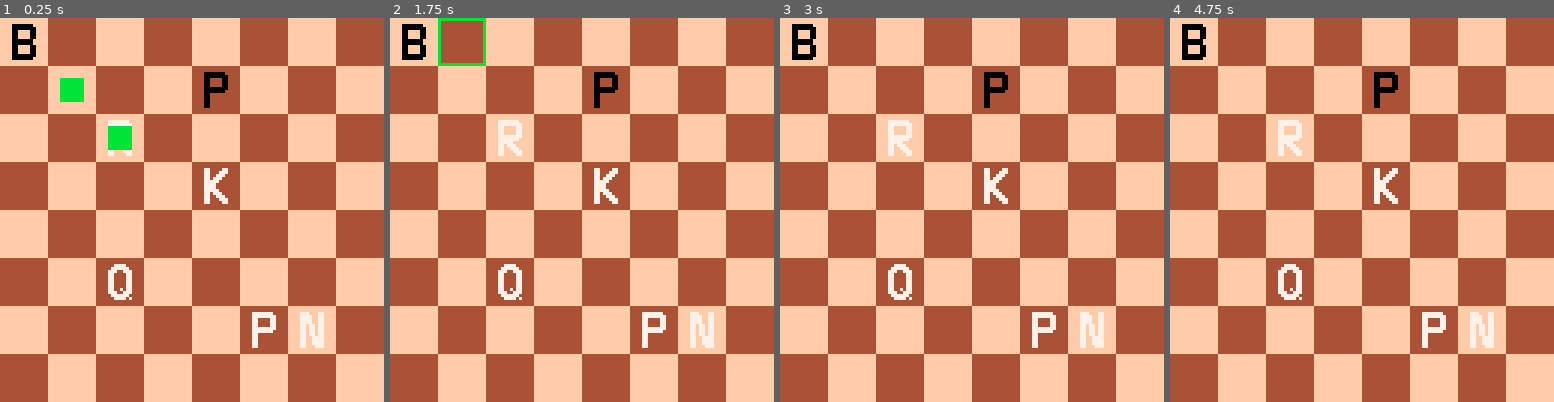
Above: before the commit, frames 1-4 (left to right).
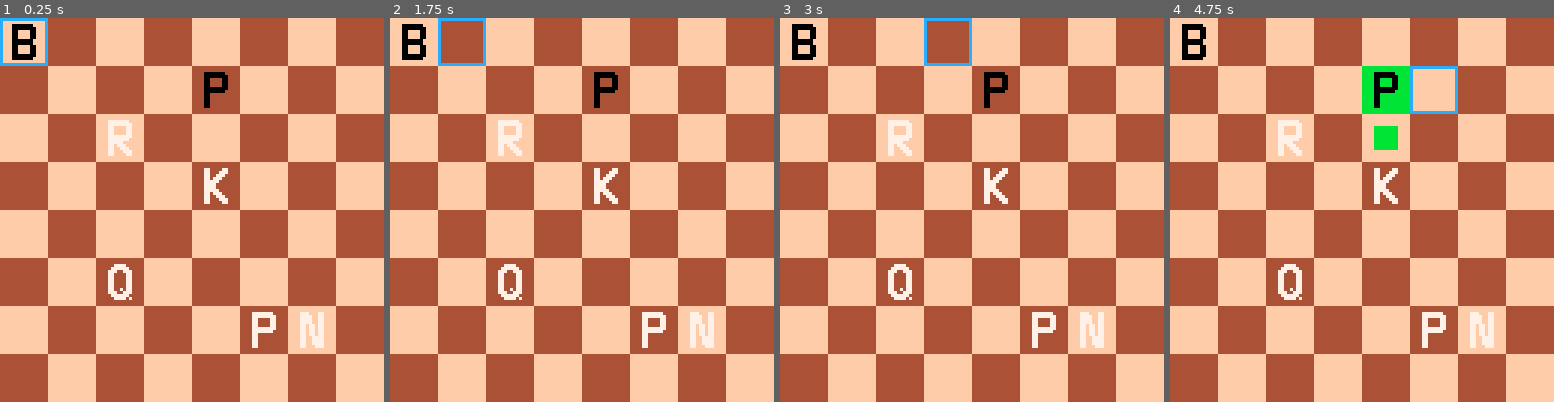
Above: after the commit, the same moments.

Repository: GrayFennec/p8chess
Game: PICO-8 cartridge chess.p8
Same seed, same stepped clock (60 frames per second), same inputs: the game is played once before the commit and once after it.
Inputs:
- Up to frame 1 (0.25 s): no input
- Up to frame 2 (1.75 s): tap X (X key) at 0.33, 1.07 s; tap O (Z key) at 0.7, 1.7 s; hold Right from 1.6 s (still down)
- Up to frame 3 (3 s): tap X (X key) at 1.85, 2.97 s; release Right at 2.1 s; tap O (Z key) at 2.1, 2.5, 2.9 s; hold Up 2.15-2.42 s; hold Right from 2.47 s (still down)
- Up to frame 4 (4.75 s): release Right at 3.03 s; hold Left 3.08-3.58 s; tap O (Z key) every 0.4 s from 3.3 to 4.5 s; hold Down 3.63-3.97 s; hold Right 4.02-4.68 s; tap X (X key) at 4.08 s; hold Up from 4.73 s (still down)

The runs differ from the first frame. In frame 1, 1.1% of the frame differs, in the area x 0-35%, y 0-35%; in frame 2, 0.4%; in frame 3, 0.4%; in frame 4, 2.0%, in the area x 50-75%, y 12-35%.

Commit message:
Pieces can now be moved, yay!

Diff:
--- a/chess.p8
+++ b/chess.p8
@@ -1,11 +1,15 @@
 pico-8 cartridge // http://www.pico-8.com
 version 27
 __lua__
+--main code
 --current coordinates of hover
 hovr = 1
 hovc = 1
---current piece hovered over
-hovp = -1
+--current selected coordinates
+selr = nil
+selc = nil
+--current selected piece
+selp = 0
 --current tick 0 to 15
 t = 0
 --whoevers turn it is
@@ -35,10 +39,163 @@
 	for r=1,n do
 		gb[r] = {}
 		for c=1,m do
-			gb[r][c] = -1
+			gb[r][c] = 0
 		end
 	end
 end
+
+--checks if a coordinate is valid
+function val_cord(r,c)
+	return r > 0 and c > 0 and r <= brdh and c <= brdw
+end
+
+--gets pnum of square
+--it square empty, pnum is 0
+function get_pnum(r,c)
+	if val_cord(r,c) and gb[r][c] != 0 then
+	 return pl[gb[r][c]].pnum
+	else
+	 return 0
+	end
+end
+
+function _update()
+	--increment tick
+	t = (t+1)%16
+	--update hover
+	update_hover()
+	--update selec
+	update_selec()
+end
+
+--player button input
+function update_hover()
+	if btnp(0) and hovc>1 then
+		hovc = hovc-1
+	end
+	if btnp(1) and hovc<brdw then
+		hovc = hovc+1
+	end
+	if btnp(2) and hovr>1 then
+		hovr = hovr-1
+	end
+	if btnp(3) and hovr<brdh then
+		hovr = hovr+1
+	end
+end
+
+function update_selec()
+	if btnp(4) then
+	 if selp == 0 then
+	  selp = gb[hovr][hovc]
+	  if selp > 0 then
+	   selr = hovr
+	   selc = hovc
+	  end
+	  return
+	 else
+	  move_piece(selp, hovr, hovc)
+	 end
+	elseif not btnp(5) then
+	 return
+	end
+	selp = 0
+	selr = nil
+	selc = nil
+end
+
+--moves piece obj to destination
+--if it is a valid move
+function move_piece(p, desr, desc)
+ obj = pl[p]
+ moves = obj.legmov(obj)
+ --check if coords are legal move
+	for move in all(moves) do
+	 if move[1] == desr and move[2] == desc then
+	  --move the piece
+	  gb[obj.row][obj.col] = 0
+	  --delete piece that is there
+	  if gb[desr][desc] > 0 then
+	   del_piece(gb[desr][desc])
+	  end
+	  gb[desr][desc] = p
+	  obj.row = desr
+	  obj.col = desc
+	  return
+	 end
+	end
+end
+
+--deletes piece by overwriting
+function del_piece(p)
+ pl[p] = pl[#pl]
+ gb[pl[p].row][pl[p].col] = p
+ pl[#pl] = nil
+end
+
+function _draw()
+	draw_board()
+	--draw moves of piece hovered over
+	if selp > 0 then
+	 draw_selec()
+	 draw_moves(pl[selp])
+	end
+	draw_every()
+	draw_hover()
+end
+
+--draws the board
+function draw_board()
+	pal(1, 15)
+	pal(2, 4)
+	for r=1,8 do
+		for c=1,8 do
+			--draw background square
+			rectfill(c*16-16, r*16-16, c*16-1, r*16-1, (r+c)%2+1)
+		end
+	end
+	pal()
+end
+
+--draws every piece
+function draw_every()
+	foreach(pl, draw_piece)
+end
+
+--draws any given piece
+function draw_piece(obj)
+	palt(14)
+	if(obj.pnum == 1) then
+		pal(0, 7)
+	end
+	spr(obj.sprnum, obj.col*16-16, obj.row*16-16, 2, 2)
+	pal()
+end
+
+--draws a piece's possible moves
+function draw_moves(obj)
+	moves = obj.legmov(obj)
+	foreach(moves, draw_amove)
+end
+
+--draws a single move
+function draw_amove(move)
+	r = move[1]
+	c = move[2]
+	rectfill(c*16-12, r*16-12, c*16-5, r*16-5, 11)
+end
+
+function draw_hover()
+ --if(t<8) then
+		rect(hovc*16-16, hovr*16-16, hovc*16-1, hovr*16-1, 12)
+	--end
+end
+
+function draw_selec()
+ rectfill(selc*16-16, selr*16-16, selc*16-1, selr*16-1, 11)
+end
+-->8
+--piece constructors
 
 --abstract create new piece
 --r=row c=col p=player
@@ -58,30 +215,19 @@
 	gb[r][c] = #pl
 end
 
-function val_cord(r,c)
-	return r > 0 and c > 0 and r <= brdh and c <= brdw
-end
-
---gets pnum of square
---it square empty, pnum is 0
-function get_pnum(r,c)
-	if val_cord(r,c) and gb[r][c] != -1 then
-	 return pl[gb[r][c]].pnum
-	else
-	 return 0
-	end
-end
-
 --creates a new pawn
 function new_pawn(r,c,p)
 	pawn = new_piece(r,c,p)
 	pawn.sprnum = 0
 	pawn.legmov = function(this)
+	 local r = this.row
+	 local c = this.col
 	 local moves = {}
-	 --calculate one row foward
+	 --one row foward move
 	 local f = p == 1 and -1 or 1
 	 if get_pnum(r+f,c) == 0 then
 	  add(moves,{r+f,c})
+	  --two row foward move
 	  if r-f == 1 or r-f == brdh then
 	   f*=2
 	   if get_pnum(r+f,c) == 0 then
@@ -99,6 +245,8 @@
 	knight = new_piece(r,c,p)
 	knight.sprnum = 2
 	knight.legmov = function(this)
+		local r = this.row
+	 local c = this.col
 		local moves = {}
 	 --calculate values one and two away
 		tup = r-2
@@ -126,9 +274,13 @@
 	bishop = new_piece(r,c,p)
 	bishop.sprnum = 4
 	bishop.legmov = function(this)
+	 local r = this.row
+	 local c = this.col
 	 local moves = {}
+	 --table of diagonals
 	 local direc = {{1, 1, true},{1, -1, true},{-1, -1, true},{-1, 1, true}}
 	 for i = 1,max(brdw,brdh) do
+	  --add moves along diagonals
 	  for d in all(direc) do
 	   if d[3] then
 	    s = get_pnum(r+i*d[1], c+i*d[2])
@@ -151,9 +303,13 @@
 	rook = new_piece(r,c,p)
 	rook.sprnum = 6
 	rook.legmov = function(this)
+		local r = this.row
+	 local c = this.col
 	 local moves = {}
+	 --table of straights
 	 local direc = {{1, 0, true},{0, -1, true},{-1, 0, true},{0, 1, true}}
 	 for i = 1,max(brdw,brdh) do
+	  --add moves along straights
 	  for d in all(direc) do
 	   if d[3] then
 	    s = get_pnum(r+i*d[1], c+i*d[2])
@@ -176,9 +332,13 @@
 	queen = new_piece(r,c,p)
 	queen.sprnum = 8
 	queen.legmov = function(this)
+		local r = this.row
+	 local c = this.col
 	 local moves = {}
+	 --table of 8 directions
 	 local direc = {{1, 1, true},{1, 0, true},{1, -1, true},{0, -1, true},{-1, -1, true},{-1, 0, true},{-1, 1, true},{0, 1, true}}
 	 for i = 1,max(brdw,brdh) do
+	  --add moves along each direction
 	  for d in all(direc) do
 	   if d[3] then
 	    s = get_pnum(r+i*d[1], c+i*d[2])
@@ -201,6 +361,8 @@
 	king = new_piece(r,c,p)
 	king.sprnum = 10
 	king.legmov = function(this)
+		local r = this.row
+	 local c = this.col
 	 local moves = {}
 	 --calculate values one away
 		oup = r-1
@@ -217,88 +379,6 @@
 	end
 	add_piece(king,r,c)
 end
-
-function _update()
-	--increment tick
-	t = (t+1)%16
-	--update hover
-	update_hover()
-end
-
---player button input
-function update_hover()
-	if(btnp(0) and hovc>1) then
-		hovc = hovc-1
-	end
-	if(btnp(1) and hovc<8) then
-		hovc = hovc+1
-	end
-	if(btnp(2) and hovr>1) then
-		hovr = hovr-1
-	end
-	if(btnp(3) and hovr<8) then
-		hovr = hovr+1
-	end
-	--update hover piece
-	hovp = gb[hovr][hovc]
-end
-
-function _draw()
-	draw_board()
-	draw_every()
-	draw_hover()
-	--draw moves of piece hovered over
-	if hovp > -1 then
-	 draw_moves(pl[hovp])
-	end
-end
-
---draws the board
-function draw_board()
-	pal(1, 15)
-	pal(2, 4)
-	for r=1,8 do
-		for c=1,8 do
-			--draw background square
-			rectfill(c*16-16, r*16-16, c*16-1, r*16-1, (r+c)%2+1)
-		end
-	end
-	pal()
-end
-
---draws every piece
-function draw_every()
-	foreach(pl, draw_piece)
-end
-
---draws any given piece
-function draw_piece(obj)
-	palt(14)
-	if(obj.pnum == 1) then
-		pal(0, 7)
-	end
-	spr(obj.sprnum, obj.col*16-16, obj.row*16-16, 2, 2)
-	pal()
-end
-
---draws a piece's possible moves
-function draw_moves(obj)
-	moves = obj.legmov()
-	foreach(moves, draw_amove)
-end
-
---draws a single move
-function draw_amove(move)
-	r = move[1]
-	c = move[2]
-	rectfill(c*16-12, r*16-12, c*16-5, r*16-5, 11)
-end
-
-function draw_hover()
- if(t<8) then
-		rect(hovc*16-16, hovr*16-16, hovc*16-1, hovr*16-1, 11)
-	end
-end
 __gfx__
 eeeeeeeeeeeeeeeeeeeeeeeeeeeeeeeeeeeeeeeeeeeeeeeeeeeeeeeeeeeeeeeeeeeeeeeeeeeeeeeeeeeeeeeeeeeeeeeeeeeeeeeeeeeeeeeeeeeeeeeeeeeeeeee
 eeeeeeeeeeeeeeeeeeeeeeeeeeeeeeeeeeeeeeeeeeeeeeeeeeeeeeeeeeeeeeeeeeeeeeeeeeeeeeeeeeeeeeeeeeeeeeeeeeeeeeeeeeeeeeeeeeeeeeeeeeeeeeee
